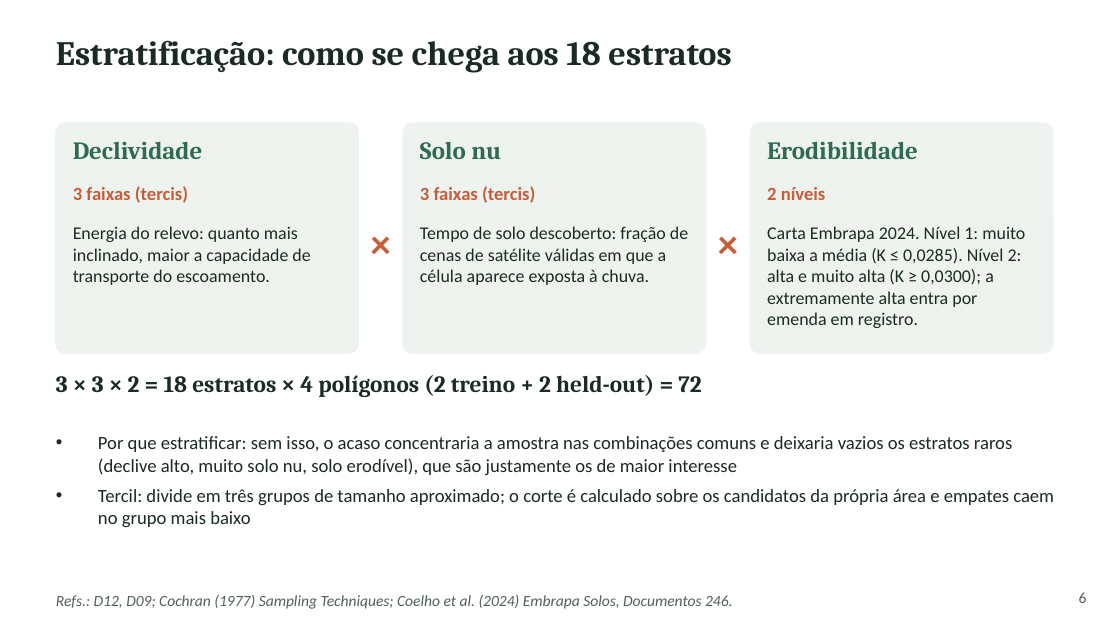
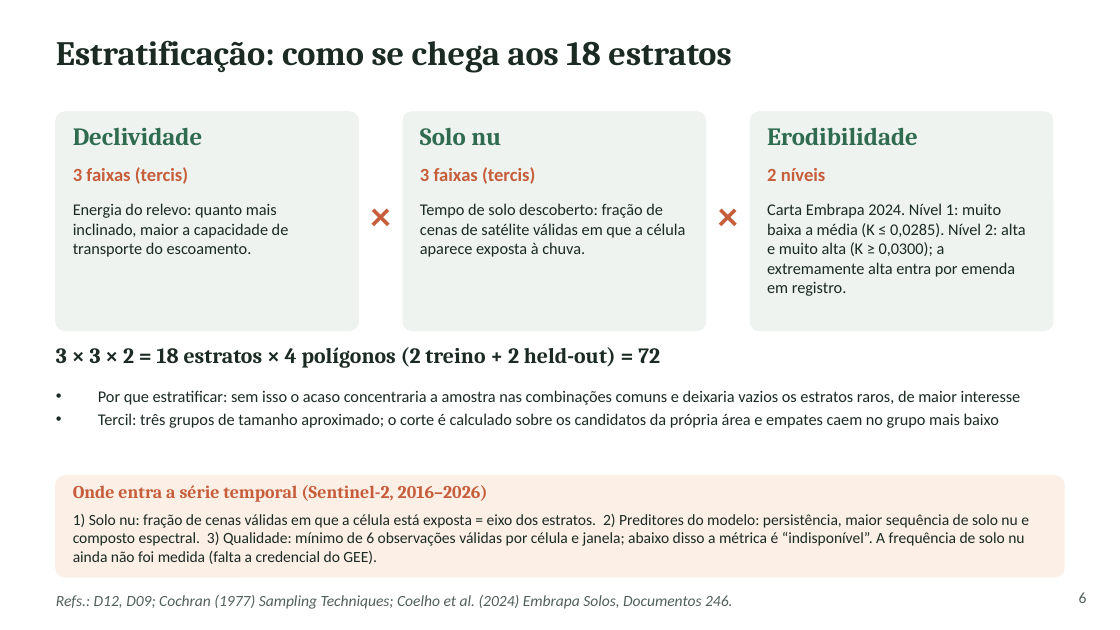
Before and after one commit to RedZardoz/localizador-erosao-v02, a slide deck: slide 6 of docs/Apresentacao_SAREL_Plataforma_Metodo_Desafios.pptx. Drawn at 1120x630 pixels with LibreOffice and Linux fonts; fonts in the diff are those of the drawing. Boxes give left, top, right and bottom in pixels: in the first picture for what was removed or moved away, otherwise in the second. Text is boxed around its words. In the diff, an @@ line names an element or a change of style, - is before the commit and + after.

```diff
--- a/docs/Apresentacao_SAREL_Plataforma_Metodo_Desafios.pptx
+++ b/docs/Apresentacao_SAREL_Plataforma_Metodo_Desafios.pptx
@@ rounded rectangle: place and size @@
-rounded rectangle at [56,123,358,353]
+rounded rectangle at [56,112,358,330]
@@ rounded rectangle: place and size @@
-rounded rectangle at [403,123,706,353]
+rounded rectangle at [403,112,706,330]
@@ proportions changed in 3 elements at [56,112,358,330], [403,112,706,330], [750,112,1053,330] @@
@@ rounded rectangle: place and size @@
-rounded rectangle at [750,123,1053,353]
+rounded rectangle at [750,112,1053,330]
@@ 3 texts: place and size @@
-3 texts at [73,141,918,159]
+3 texts at [73,127,918,145]
@@ 3 texts: place and size @@
-3 texts at [73,186,826,203]
+3 texts at [73,167,826,184]
@@ text "Energia do relevo: quanto mais ...": place and size @@
-text "Energia do relevo: quanto mais ..." at [73,226,310,285]
+text "Energia do relevo: quanto mais ..." at [73,203,289,257]
@@ text "×": place and size @@
-text "×" at [358,218,403,286]
+text "×" at [358,190,403,258]
@@ text "Tempo de solo descoberto: fração ...": place and size @@
-text "Tempo de solo descoberto: fração ..." at [420,226,688,285]
+text "Tempo de solo descoberto: fração ..." at [420,203,686,257]
@@ text "×": place and size @@
-text "×" at [706,218,750,286]
+text "×" at [706,190,750,258]
@@ size 11.5 to 10.5 pt in 3 elements at [73,203,289,257], [420,203,686,257], [767,203,1026,296] @@
@@ text "Carta Embrapa 2024. Nível 1: ...": place and size @@
-text "Carta Embrapa 2024. Nível 1: ..." at [767,226,1025,328]
+text "Carta Embrapa 2024. Nível 1: ..." at [767,203,1026,296]
@@ text "3 × 3 × 2 ...": place and size @@
-text "3 × 3 × 2 ..." at [56,375,701,397]
+text "3 × 3 × 2 ..." at [56,347,660,368]
@@ text "3 × 3 × 2 ..." at [56,347,660,368]: size 15 to 14 pt @@
@@ text at [98,390,1021,428]: text changed; size 12 to 10.5 pt @@
-• Por que estratificar: sem isso, o acaso concentraria a amostra nas combinações comuns e deixaria vazios os estratos raros (declive alto, muito solo nu, solo erodível), que são justamente os de maior interesse
-• Tercil: divide em três grupos de tamanho aproximado; o corte é calculado sobre os candidatos da própria área e empates caem no grupo mais baixo
+• Por que estratificar: sem isso o acaso concentraria a amostra nas combinações comuns e deixaria vazios os estratos raros, de maior interesse
+• Tercil: três grupos de tamanho aproximado; o corte é calculado sobre os candidatos da própria área e empates caem no grupo mais baixo
@@ rounded rectangle added at [56,476,1064,577], fill #FBEFE6, outline #FBEFE6 1 pt @@
@@ text added at [73,485,488,502], 11.5 pt, text #C65D3B, bold @@
+Onde entra a série temporal (Sentinel-2, 2016–2026)
@@ text added at [73,514,1029,564], 10 pt, text #1B2A22 @@
+1) Solo nu: fração de cenas válidas em que a célula está exposta = eixo dos estratos. 2) Preditores do modelo: persistência, maior sequência de solo nu e composto espectral. 3) Qualidade: mínimo de 6 observações válidas por célula e janela; abaixo disso a métrica é “indisponível”. A frequência de solo nu ainda não foi medida (falta a credencial do GEE).
```
